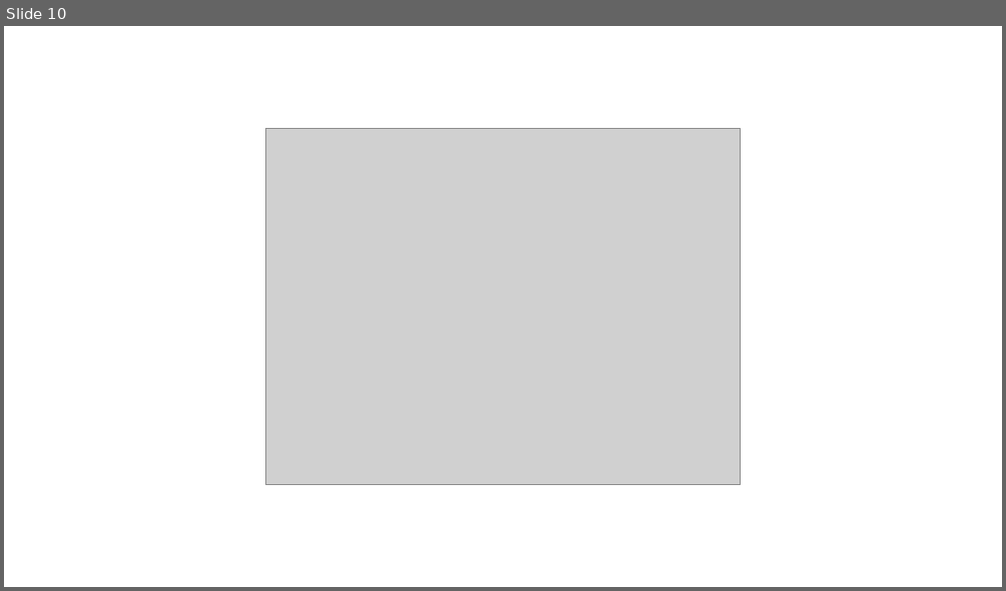
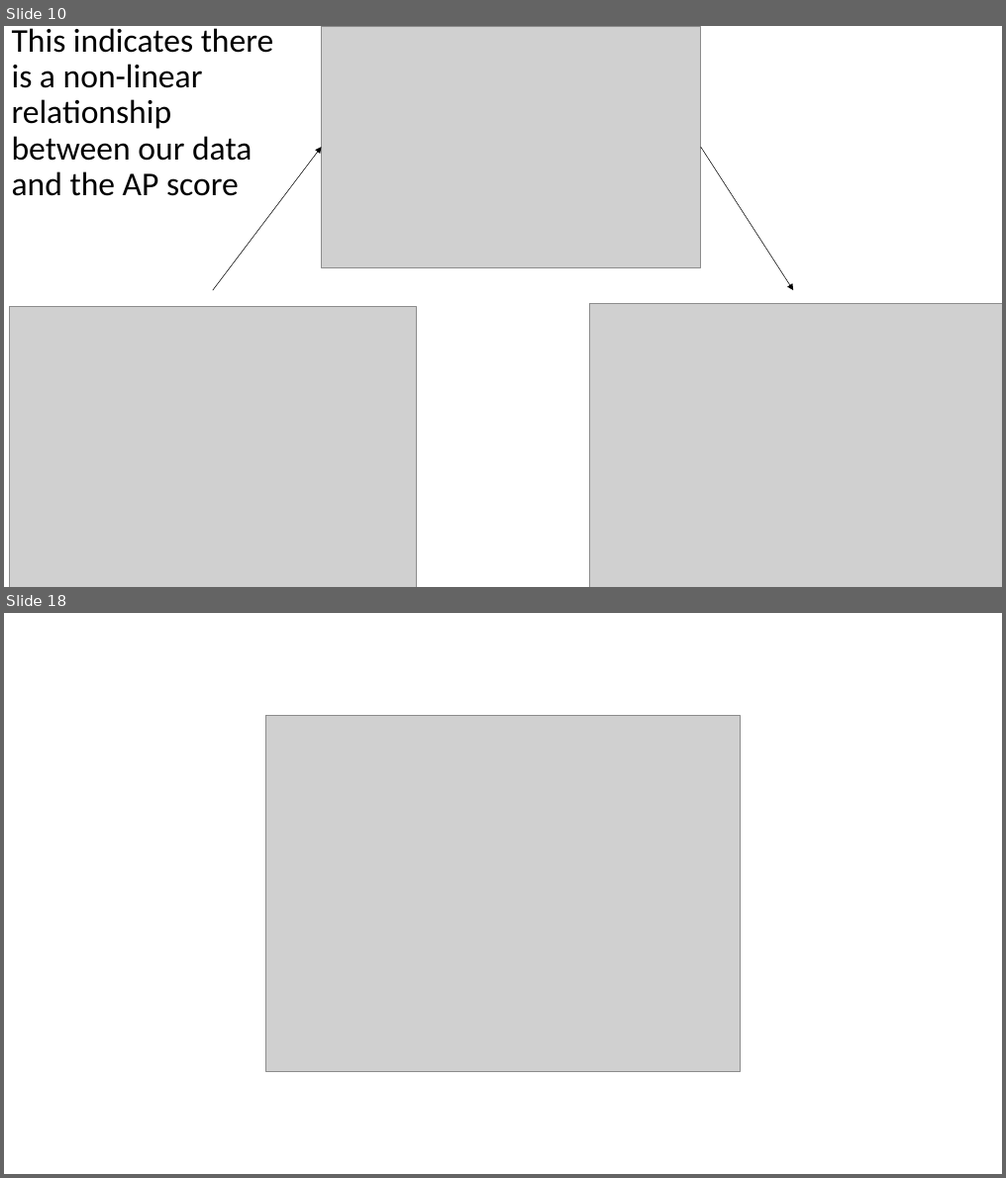
Before and after one commit to avanteijlingen/Tutorial-SB06, a slide deck: ActiveLearning.pptx. Shown one above the other, each under a label of ours: slide 10 before the commit, slides 10 and 18 after it; the slides between them are not shown. The pictures are 1006x591 and 1006x1178 pixels, drawn with LibreOffice and Linux fonts; fonts in the diff are those of the drawing; grey boxes stand for pictures. Boxes give left, top, right and bottom in pixels: in the first picture for what was removed or moved away, otherwise in the second. Text is boxed around its words. In the diff, an @@ line names an element or a change of style, - is before the commit and + after.

```diff
--- a/ActiveLearning.pptx
+++ b/ActiveLearning.pptx
@@ slide 10 added at (x1=4, y1=26, x2=1002, y2=587), background #FFFFFF @@
@@ title added at (x1=12, y1=28, x2=274, y2=196), 32 pt, text #000000 @@
+This indicates there is a non-linear relationship between our data and the AP score
@@ picture added at (x1=322, y1=26, x2=701, y2=268) @@
@@ arrow added from (213, 290) to (322, 147), #000000 0.5 pt @@
@@ arrow added from (701, 147) to (793, 290), #000000 0.5 pt @@
@@ picture added at (x1=9, y1=307, x2=416, y2=587) @@
@@ picture added at (x1=590, y1=304, x2=1002, y2=587) @@
@@ what was slide 10 is now slide 18 @@
```
Also in this commit, not shown: 1 slide changed, 8 other slides added, 2 slides removed.
